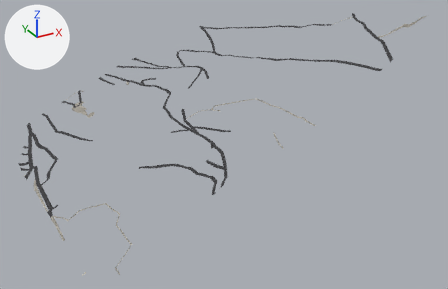
A saved change to the glTF model gibraltar/data/build/tiles/T_E0_N2/roads.glb.
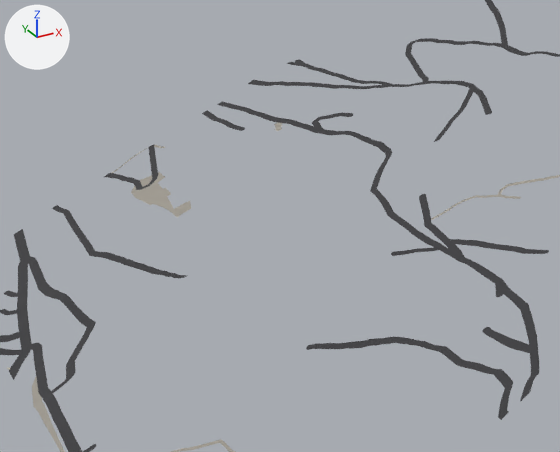
Each version appears first whole from a 50 mm lens placed at (-147.0, -565.0, 515.0), pointed at (273.0, 197.0, 133.0), and next in a close-up on the part from 5% to 53% of the width and 12% to 72% of the height. Arrows for +X, +Y and +Z are at upper left; the lights stay in place. The last two pictures show the newer version. Vertices at exactly the same position are counted once.

The first close-up shows 'T_E0_N2_roads'.
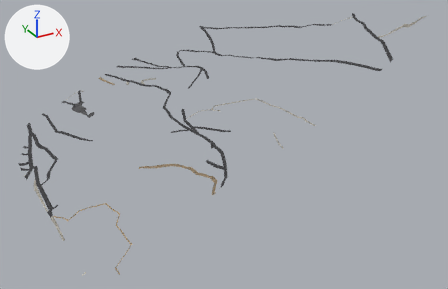
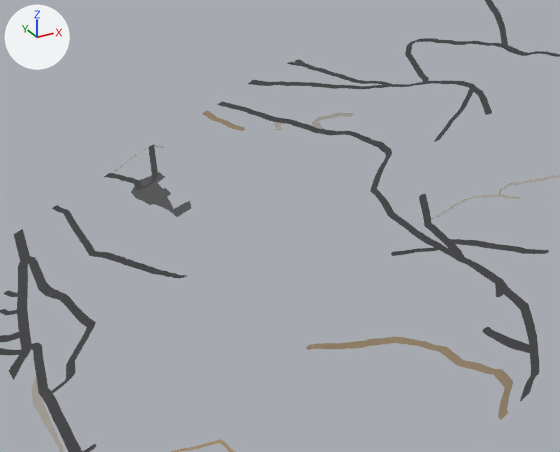
Boxes (x1, y1, x2, y2) around the edits, measured in the close-ups (560 x 452 px):
part 1 of me_t_e0_n2_roads, added: after (311, 123, 324, 133)
part 2 of me_t_e0_n2_roads, recoloured: (131, 110, 513, 452) in both

Patch to the scene script:
```diff
--- a/gibraltar/data/build/tiles/T_E0_N2/roads.glb.py
+++ b/gibraltar/data/build/tiles/T_E0_N2/roads.glb.py
@@ me_t_e0_n2_roads @@
 # used by ob_t_e0_n2_roads; location = (0.0, 0.0, 0.0)
-me_t_e0_n2_roads.from_pydata(...)  # 5652 vertices, 6380 faces; spans x 0.0..500.0, y 0.0..500.0, z 78.0..348.0
+me_t_e0_n2_roads.from_pydata(...)  # 5835 vertices, 6714 faces; spans x 0.0..500.0, y 0.0..500.0, z 78.0..348.0
+# me_t_e0_n2_roads part 1: 7 vertices added at x 222.0..225.0, y 391.0..397.0, z 181.0
+# me_t_e0_n2_roads part 2: 914 kept faces spanning x 5.0..245.0, y 0.0..500.0, z 90.0..190.0 get new vertex colours
+# other edits to the shape of me_t_e0_n2_roads do not show in these pictures
 me_t_e0_n2_roads.materials.append(mat_m_road)
```
